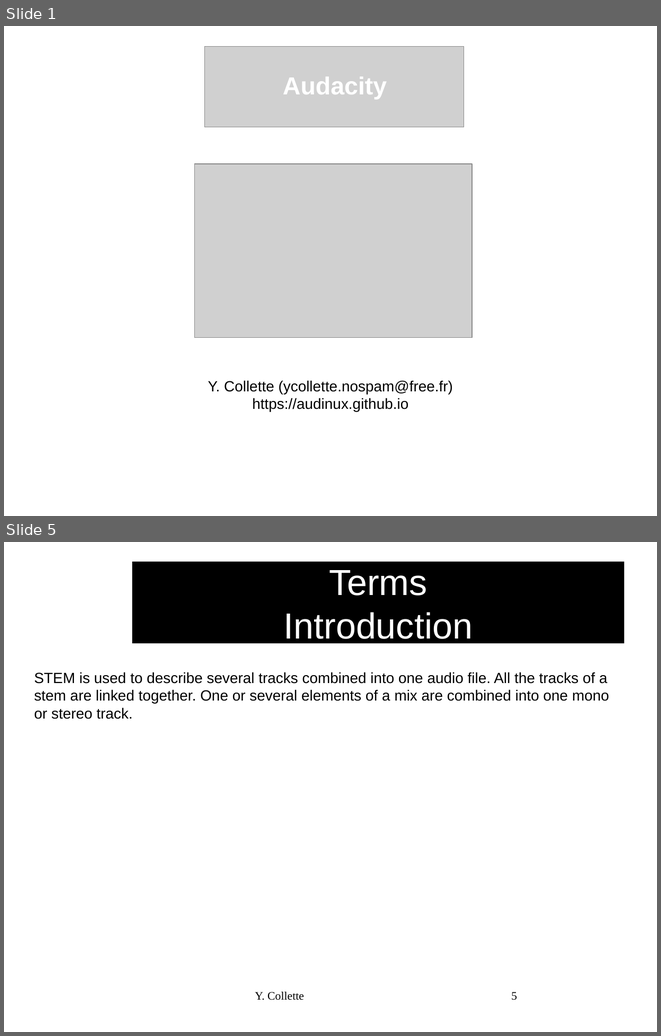
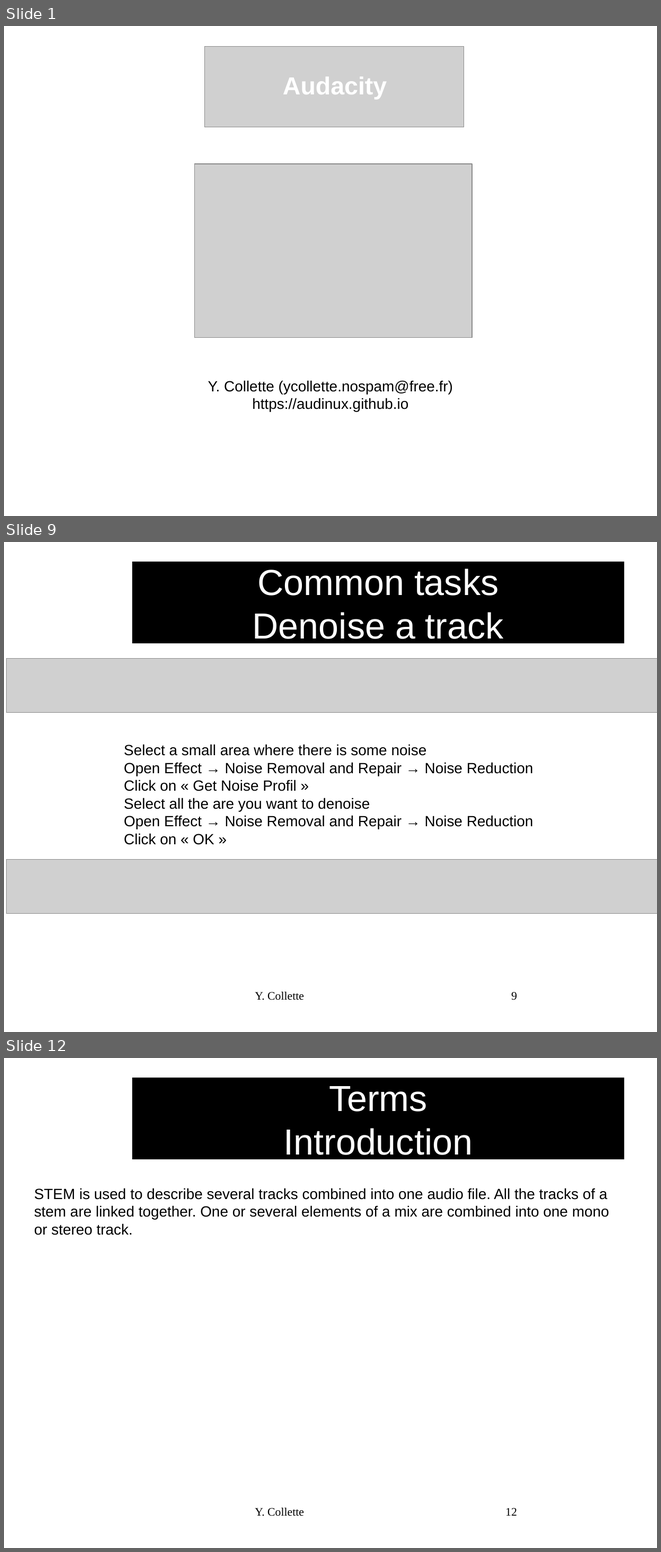
Before and after one commit to audinux/audinux.github.io, a slide deck: workshop/audio/Audacity.odp. Shown one above the other, each under a label of ours: slides 1 and 5 before the commit, slides 1, 9 and 12 after it; the slides between them are not shown. The pictures are 661x1036 and 661x1552 pixels, drawn with LibreOffice and Linux fonts; fonts in the diff are those of the drawing; grey boxes stand for pictures; background and template pictures are left out. Boxes give left, top, right and bottom in pixels: in the first picture for what was removed or moved away, otherwise in the second. Text is boxed around its words. In the diff, an @@ line names an element or a change of style, - is before the commit and + after.

```diff
--- a/workshop/audio/Audacity.odp
+++ b/workshop/audio/Audacity.odp
@@ slide 9 added at [4,542,657,1032], background #FFFFFF @@
@@ title added at [133,562,625,643], fill #000000, 44 pt, text #FFFFFF @@
+Common tasks
+Denoise a track
@@ picture added at [6,659,657,713] @@
@@ text added at [124,744,533,845], 18 pt, text #000000 @@
+Select a small area where there is some noise
+Open Effect → Noise Removal and Repair → Noise Reduction
+Click on « Get Noise Profil »
+Select all the are you want to denoise
+Open Effect → Noise Removal and Repair → Noise Reduction
+Click on « OK »
@@ picture added at [6,859,657,913] @@
@@ text added at [255,991,304,1000], 14 pt, text #000000 @@
+Y. Collette
@@ page number added at [511,991,517,1000], 14 pt, text #000000 @@
+9
@@ what was slide 5 is now slide 12 @@
@@ page number at [505,1507,517,1515]: text changed @@
-5
+12
```
Also in this commit, not shown: 5 slides changed, 7 other slides added, 5 other files.
